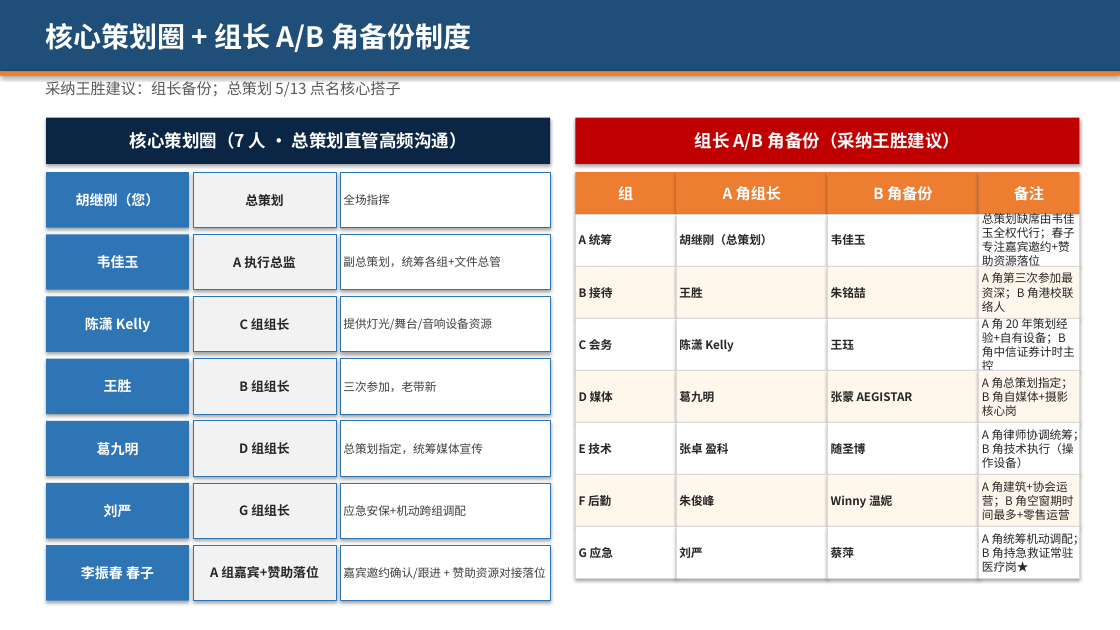
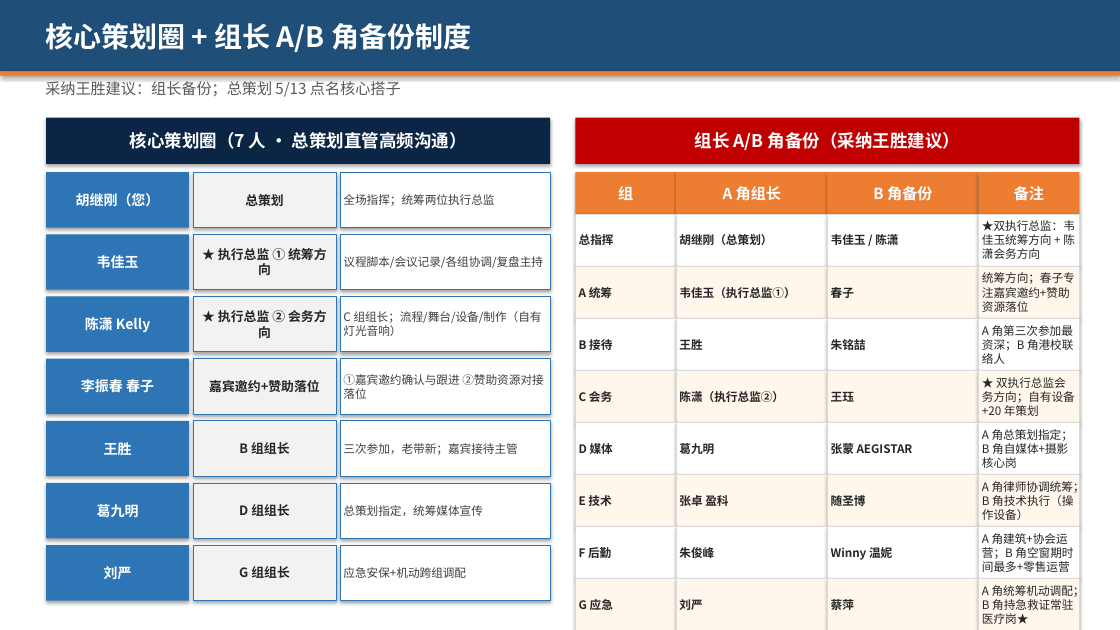
Before and after one commit to hujigang2010-maker/AIDEN, a slide deck: slide 15 of 2026峰会_志愿者分工方案.pptx. Drawn at 1120x630 pixels with LibreOffice and Linux fonts; fonts in the diff are those of the drawing. Boxes give left, top, right and bottom in pixels: in the first picture for what was removed or moved away, otherwise in the second. Text is boxed around its words. In the diff, an @@ line names an element or a change of style, - is before the commit and + after.

```diff
--- a/2026峰会_志愿者分工方案.pptx
+++ b/2026峰会_志愿者分工方案.pptx
@@ text in rectangle at [343,194,494,206]: text changed @@
-全场指挥
+全场指挥；统筹两位执行总监
@@ rectangle added at [576,214,676,266], fill #FFFFFF, outline #D9D9D9 0.75 pt, 10 pt, text #262626, bold @@
+总指挥
@@ text in rectangle at [831,232,898,248]: text changed @@
-韦佳玉
+韦佳玉 / 陈潇
@@ text in rectangle at [982,220,1075,259]: text changed @@
-总策划缺席由韦佳玉全权代行；春子专注嘉宾邀约+赞助资源落位
+★双执行总监：韦佳玉统筹方向 + 陈潇会务方向
@@ text in rectangle at [218,248,327,275]: text changed @@
-A 执行总监
+★ 执行总监 ① 统筹方向
@@ text in rectangle at [343,256,543,268]: text changed @@
-副总策划，统筹各组+文件总管
+议程脚本/会议记录/各组协调/复盘主持
@@ rectangle added at [676,266,828,318], fill #FFF7EC, outline #D9D9D9 0.75 pt, 10 pt, text #262626, bold @@
+韦佳玉（执行总监①）
@@ rectangle added at [828,266,979,318], fill #FFF7EC, outline #D9D9D9 0.75 pt, 10 pt, text #262626, bold @@
+春子
@@ rectangle "统筹方向；春子专注嘉宾邀约+赞助资源落位": place and size @@
-rectangle "统筹方向；春子专注嘉宾邀约+赞助资源落位" at [340,545,550,601]
+rectangle "统筹方向；春子专注嘉宾邀约+赞助资源落位" at [979,266,1080,318]
@@ rectangle "统筹方向；春子专注嘉宾邀约+赞助资源落位" at [979,266,1080,318]: fill #FFFFFF to #FFF7EC; outline #2E75B6 0.75 pt to #D9D9D9 0.75 pt @@
@@ text in rectangle at [982,272,1075,312]: text changed; text colour #404040 to #262626 @@
-嘉宾邀约确认/跟进 + 赞助资源对接落位
+统筹方向；春子专注嘉宾邀约+赞助资源落位
@@ text in rectangle at [218,310,327,338]: text changed @@
-C 组组长
+★ 执行总监 ② 会务方向
@@ text in rectangle at [343,311,542,336]: text changed @@
-提供灯光/舞台/音响设备资源
+C 组组长；流程/舞台/设备/制作（自有灯光音响）
@@ fill #FFF7EC to #FFFFFF in 12 elements at [576,423,676,475], [676,423,828,475], [828,423,979,475], [979,423,1080,475], [576,527,676,579], [676,527,828,579], [828,527,979,579], [979,527,1080,579], [576,318,676,371], [676,318,828,371], [828,318,979,371], [979,318,1080,371] @@
@@ rectangle removed at [979,318,1080,371] @@
-A 角 20 年策划经验+自有设备；B 角中信证券计时主控
@@ rectangle "李振春 春子": place and size @@
-rectangle "李振春 春子" at [46,545,189,601]
+rectangle "李振春 春子" at [46,359,189,414]
@@ text in rectangle at [209,380,320,392]: text changed @@
-B 组组长
+嘉宾邀约+赞助落位
@@ text in rectangle at [343,374,459,385]: text changed @@
-三次参加，老带新
+①嘉宾邀约确认与跟进 ②赞助资源对接落位
@@ fill #FFFFFF to #FFF7EC in 12 elements at [576,579,676,630], [676,579,828,630], [828,579,979,630], [979,579,1080,630], [576,266,676,318], [576,371,676,423], [828,371,979,423], [576,475,676,527], [676,475,828,527], [828,475,979,527], [979,475,1080,527], [676,371,828,423] @@
@@ 3 rectangles: place and size @@
-3 rectangles at [576,318,979,371]
+3 rectangles at [576,371,979,423]
@@ rectangle added at [979,371,1080,423], fill #FFF7EC, outline #D9D9D9 0.75 pt, 10 pt, text #262626 @@
+★ 双执行总监会务方向；自有设备+20 年策划
@@ text in rectangle at [679,391,784,402]: text changed @@
-陈潇 Kelly
+陈潇（执行总监②）
@@ text in rectangle at [239,442,290,454]: text changed @@
-D 组组长
+B 组组长
@@ rectangle added at [340,421,550,476], fill #FFFFFF, outline #2E75B6 0.75 pt, 10 pt, text #404040 @@
+三次参加，老带新；嘉宾接待主管
@@ 21 rectangles: place and size @@
-21 rectangles at [576,214,1080,579]
+21 rectangles at [576,266,1080,630]
@@ text in rectangle at [239,566,290,578]: text changed @@
-A 组嘉宾+赞助落位
+G 组组长
@@ 5 rectangles: place and size @@
-5 rectangles at [46,359,550,539]
+5 rectangles at [46,421,550,601]
```
Also in this commit, not shown: 4 other slides changed, 1 slide added, 2 other files.
